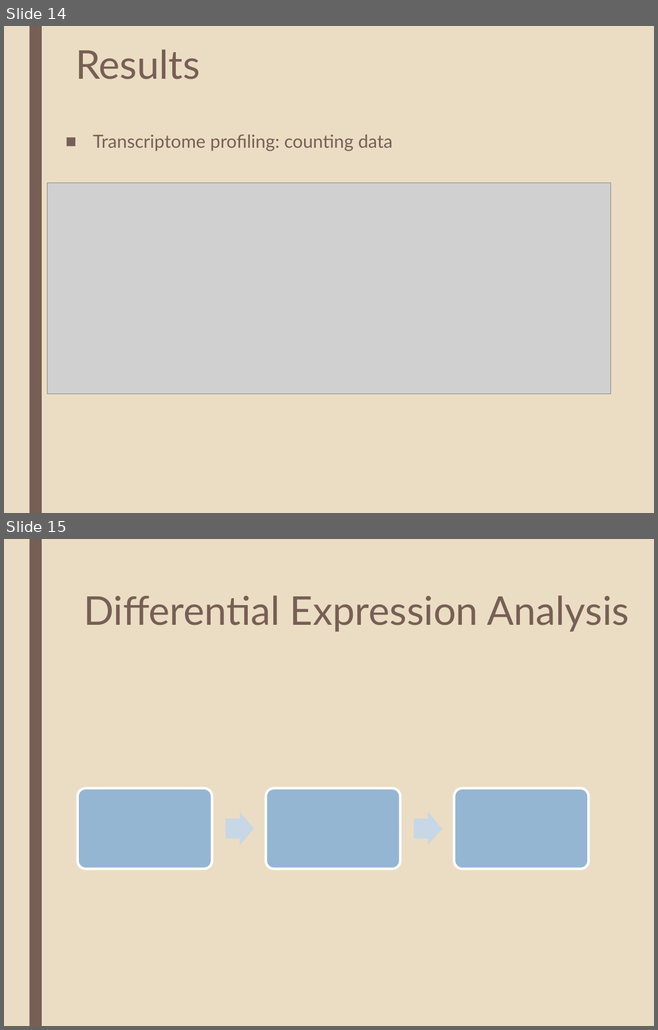
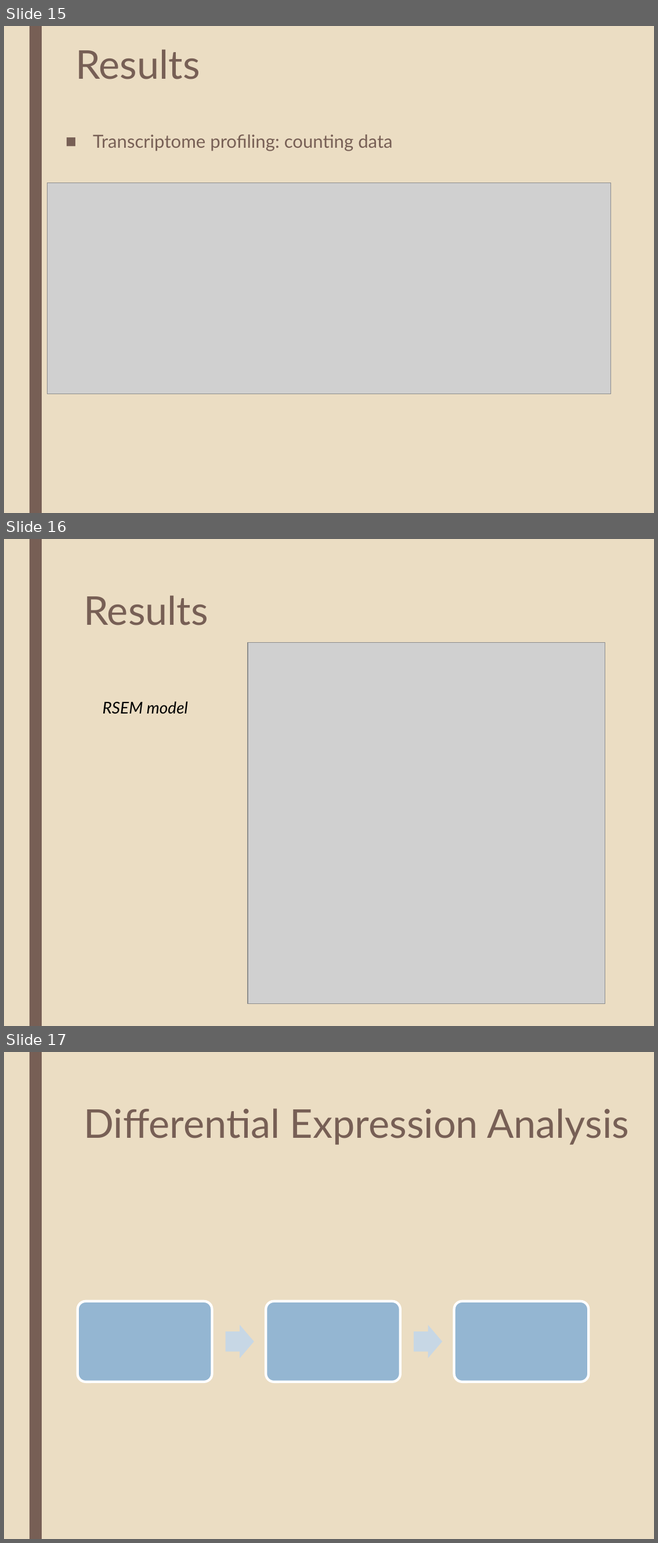
Before and after one commit to katholan/BCB546X-Spring2017_Valerin_final_project, a slide deck: asparagus.pptx. Shown one above the other, each under a label of ours: slides 14 and 15 before the commit, slides 15, 16 and 17 after it. The pictures are 658x1030 and 658x1543 pixels, drawn with LibreOffice and Linux fonts; fonts in the diff are those of the drawing; grey boxes stand for pictures. Boxes give left, top, right and bottom in pixels: in the first picture for what was removed or moved away, otherwise in the second. Text is boxed around its words. In the diff, an @@ line names an element or a change of style, - is before the commit and + after.

```diff
--- a/asparagus.pptx
+++ b/asparagus.pptx
@@ slide 16 added at bbox=[4, 539, 654, 1026], background #EBDDC3; not listed: 1 template element that a slide beside it also shows @@
@@ title added at bbox=[83, 595, 208, 625], 44 pt, text #775F55 @@
+Results
@@ picture added at bbox=[248, 642, 605, 1004] @@
@@ text added at bbox=[103, 701, 188, 714], 18 pt, text #000000, italic @@
+RSEM model
@@ what was slide 14 is now slide 15 @@
@@ what was slide 15 is now slide 17 @@
```
Also in this commit, not shown: 2 slides changed, 3 other slides added, 2 slides removed.
